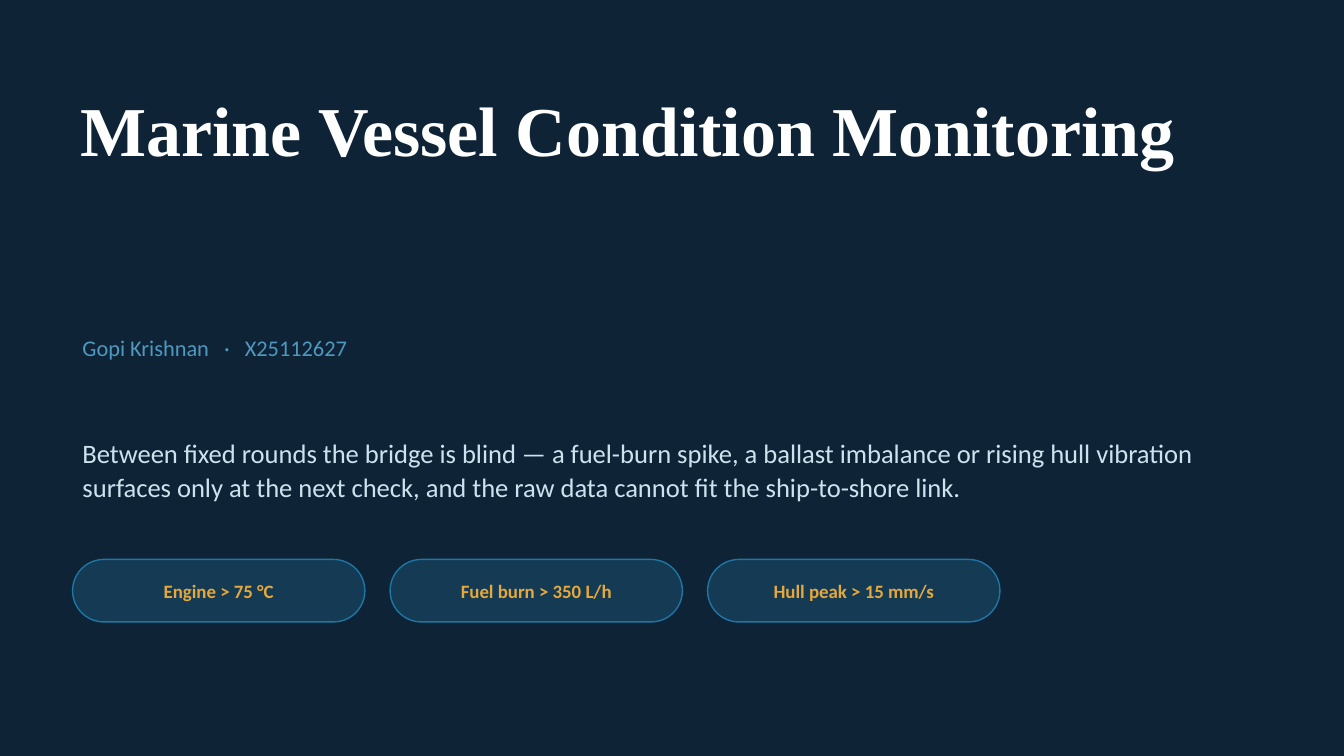
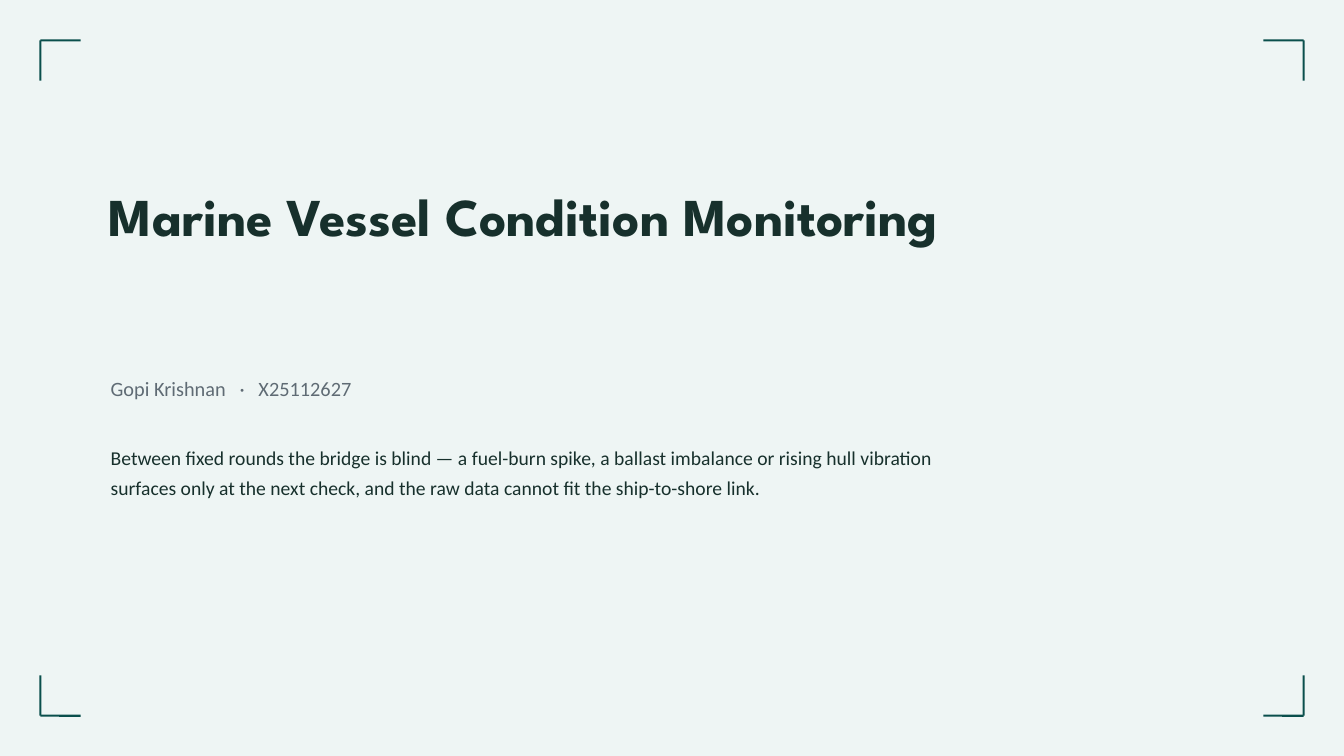
Before and after one commit to valletivarish/FEC_version_2, a slide deck: slide 1 of ppt/GopiKrishnan_X25112627_marine-vessel-monitoring.pptx. Drawn at 1344x756 pixels with LibreOffice and Linux fonts; fonts in the diff are those of the drawing. Boxes give left, top, right and bottom in pixels: in the first picture for what was removed or moved away, otherwise in the second. Text is boxed around its words. In the diff, an @@ line names an element or a change of style, - is before the commit and + after.

Commit message:
Rebuild all 26 decks as professional PowerPoint themes; diversify challenges
- Each deck now mirrors a distinct Microsoft PowerPoint built-in theme
  (Berlin, Retrospect, Integral, Facet, Dividend, Slice, Depth, Parallax,
  Droplet, Wood, Banded, View, Circuit, Mesh, Gallery, Wisp, Metropolitan,
  Savon, Frame, Madison, Quotable, Basis, Crop, Celestial, Ion, Pillars)
  over a shared clean slide grammar, using each student's deployed colours.
- Title slide reduced to brief essentials: project name, student name, one
  line problem statement (no metric chips / eyebrow / rule).
- Architecture slide is one readable pipeline diagram, no paragraphs.
- Cross-verified all 104 slides via per-position montages: no overlaps.
- Challenge slide de-clustered: 15 rewritten to each student's genuine
  distinct hardest-part from their report/code; 15 demo scripts updated to match.

```diff
--- a/ppt/GopiKrishnan_X25112627_marine-vessel-monitoring.pptx
+++ b/ppt/GopiKrishnan_X25112627_marine-vessel-monitoring.pptx
@@ background #0E2436 to #EEF5F4 @@
@@ line added from (40, 40) to (81, 40), #0A4F4C 1.5 pt @@
@@ line added from (40, 40) to (40, 81), #0A4F4C 1.5 pt @@
@@ line added from (1263, 40) to (1304, 40), #0A4F4C 1.5 pt @@
@@ line added from (1304, 40) to (1304, 81), #0A4F4C 1.5 pt @@
@@ text "Marine Vessel Condition Monitoring": place and size @@
-text "Marine Vessel Condition Monitoring" at [80, 107, 1175, 169]
+text "Marine Vessel Condition Monitoring" at [109, 199, 938, 248]
@@ text "Marine Vessel Condition Monitoring" at [109, 199, 938, 248]: size 50 to 38 pt, font Times New Roman to League Spartan, text colour #FFFFFF to #17302C @@
@@ text "Gopi Krishnan · X25112627": place and size @@
-text "Gopi Krishnan · X25112627" at [82, 340, 347, 360]
+text "Gopi Krishnan · X25112627" at [111, 382, 351, 399]
@@ text "Gopi Krishnan · X25112627" at [111, 382, 351, 399]: size 16 to 14.5 pt, text colour #4F98C0 to #5F6B74 @@
@@ text "Between fixed rounds the bridge ...": place and size @@
-text "Between fixed rounds the bridge ..." at [82, 444, 1192, 502]
+text "Between fixed rounds the bridge ..." at [111, 451, 931, 498]
@@ text "Between fixed rounds the bridge ..." at [111, 451, 931, 498]: size 19 to 14 pt, text colour #CEE2EE to #17302C; line spacing 1.08 to 1.3; vertical alignment middle to top @@
@@ rounded rectangle removed at [73, 560, 365, 622] @@
@@ rounded rectangle removed at [390, 560, 683, 622] @@
@@ rounded rectangle removed at [708, 560, 1000, 622] @@
@@ text removed at [164, 585, 273, 601] @@
-Engine > 75 °C
@@ text removed at [461, 584, 612, 599] @@
-Fuel burn > 350 L/h
@@ text removed at [774, 584, 934, 601] @@
-Hull peak > 15 mm/s
@@ line added from (40, 676) to (40, 716), #0A4F4C 1.5 pt @@
@@ line added from (1304, 676) to (1304, 716), #0A4F4C 1.5 pt @@
@@ line added from (40, 716) to (81, 716), #0A4F4C 1.5 pt @@
@@ line added from (1263, 716) to (1304, 716), #0A4F4C 1.5 pt @@
```
Also in this commit, not shown: 2 other slides changed, 1 slide added, 1 slide removed, 40 other files.
